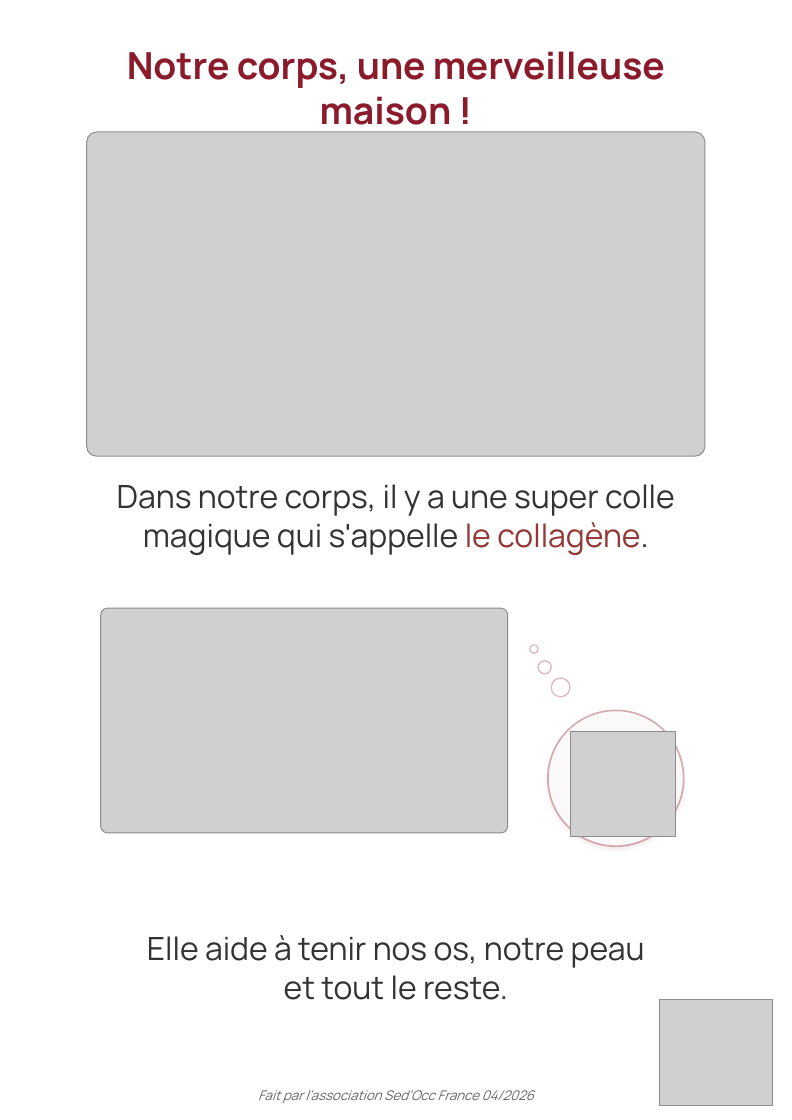
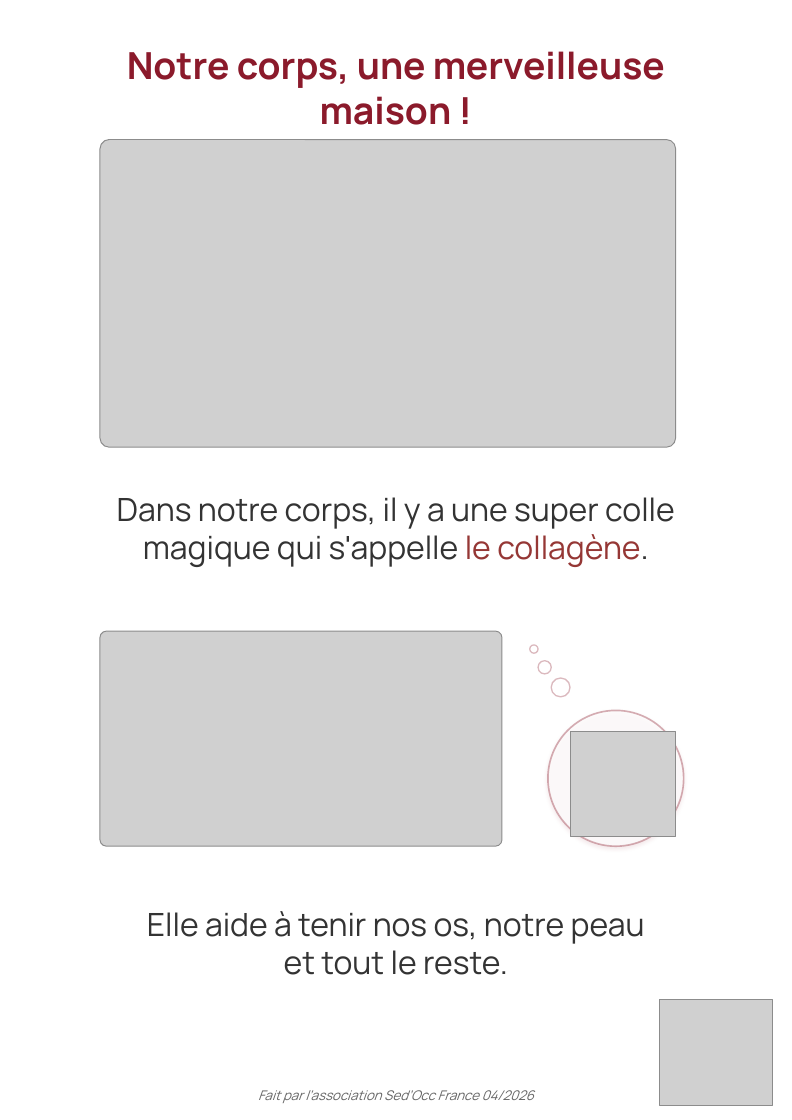
Before and after one commit to Therese-Borin-Pepe/sedocc-site, a slide deck: slide 2 of documents/Livret-SED-enfant-SedOcc.pptx. Drawn at 792x1120 pixels with LibreOffice and Linux fonts; fonts in the diff are those of the drawing; grey boxes stand for pictures; background and template pictures are left out. Boxes give left, top, right and bottom in pixels: in the first picture for what was removed or moved away, otherwise in the second. Text is boxed around its words. In the diff, an @@ line names an element or a change of style, - is before the commit and + after.

```diff
--- a/documents/Livret-SED-enfant-SedOcc.pptx
+++ b/documents/Livret-SED-enfant-SedOcc.pptx
@@ picture added at <box>100,140,675,447</box> @@
@@ text "Dans notre corps, il y ...": place and size @@
-text "Dans notre corps, il y ..." at <box>117,484,675,555</box>
+text "Dans notre corps, il y ..." at <box>117,497,675,567</box>
@@ picture removed at <box>101,608,508,833</box> @@
@@ picture: place and size @@
-picture at <box>87,132,706,456</box>
+picture at <box>100,631,502,846</box>
@@ text "Elle aide à tenir nos ...": place and size @@
-text "Elle aide à tenir nos ..." at <box>147,935,645,1000</box>
+text "Elle aide à tenir nos ..." at <box>147,911,645,975</box>
```
Also in this commit, not shown: 4 other slides changed, 1 other file.
